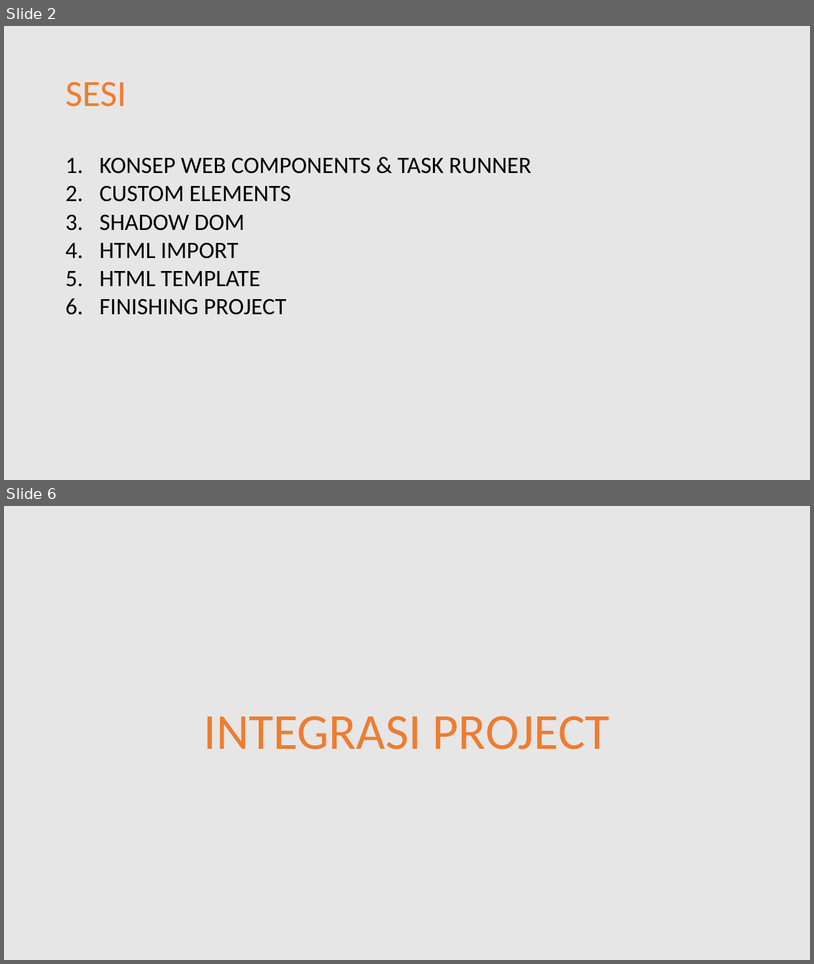
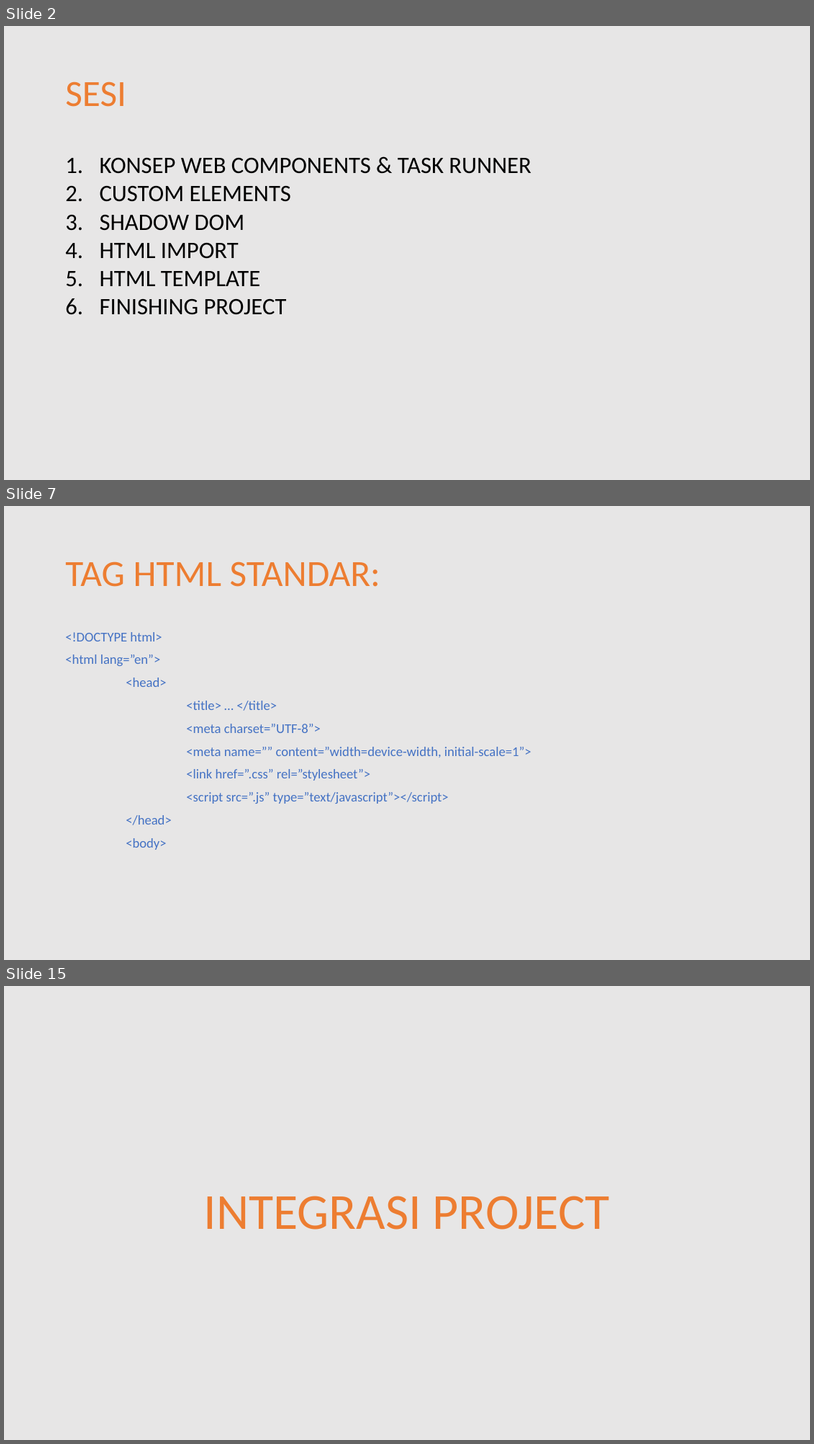
Before and after one commit to MalangFrontend/ongis-frontend-1, a slide deck: doc/presentasi-materi-01.pptx. Shown one above the other, each under a label of ours: slides 2 and 6 before the commit, slides 2, 7 and 15 after it; the slides between them are not shown. The pictures are 814x964 and 814x1444 pixels, drawn with LibreOffice and Linux fonts; fonts in the diff are those of the drawing. Boxes give left, top, right and bottom in pixels: in the first picture for what was removed or moved away, otherwise in the second. Text is boxed around its words. In the diff, an @@ line names an element or a change of style, - is before the commit and + after.

```diff
--- a/doc/presentasi-materi-01.pptx
+++ b/doc/presentasi-materi-01.pptx
@@ slide 7 added at (x1=4, y1=506, x2=810, y2=960), background #E7E6E6 @@
@@ title added at (x1=65, y1=561, x2=381, y2=587), 44 pt, text #ED7D31 @@
+TAG HTML STANDAR:
@@ text added at (x1=65, y1=632, x2=532, y2=849), 16 pt, text #4472C4 @@
+<!DOCTYPE html>
+<html lang=”en”>
+<head>
+<title> … </title>
+<meta charset=”UTF-8”>
+<meta name=”” content=”width=device-width, initial-scale=1”>
+<link href=”.css” rel=”stylesheet”>
+<script src=”.js” type=”text/javascript”></script>
+</head>
+<body>
@@ what was slide 6 is now slide 15 @@
```
Also in this commit, not shown: 6 slides changed, 45 other slides added, 5 other files.
